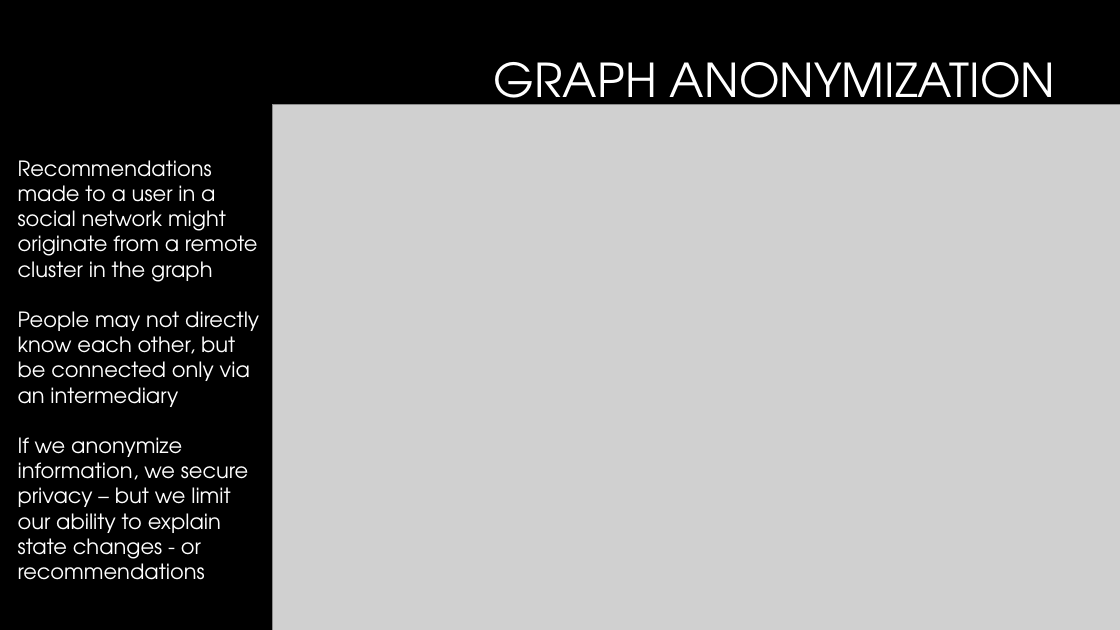
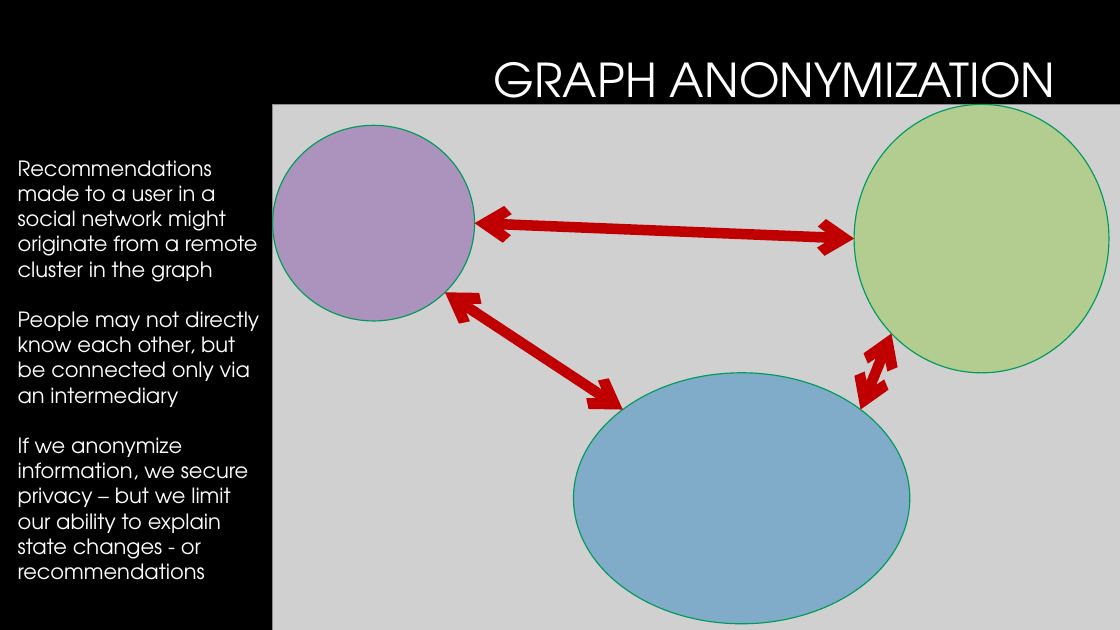
Before and after one commit to cassinius/phd-presentations, a slide deck: slide 4 of 2018/graph_privacy_explainability/powerpoint/ExplainabilityVsPrivacy.pptx. Drawn at 1120x630 pixels with LibreOffice and Linux fonts; fonts in the diff are those of the drawing; grey boxes stand for pictures; background and template pictures are left out. Boxes give left, top, right and bottom in pixels: in the first picture for what was removed or moved away, otherwise in the second. Text is boxed around its words. In the diff, an @@ line names an element or a change of style, - is before the commit and + after.

```diff
--- a/2018/graph_privacy_explainability/powerpoint/ExplainabilityVsPrivacy.pptx
+++ b/2018/graph_privacy_explainability/powerpoint/ExplainabilityVsPrivacy.pptx
@@ ellipse added at (854,104,1109,373), fill #84C72A at 38% opacity, outline #019B5C 1 pt @@
@@ ellipse added at (273,125,475,321), fill #7030A0 at 38% opacity, outline #019B5C 1 pt @@
@@ double arrow added from (475, 223) to (854, 239), #C00000 9 pt @@
@@ double arrow added from (445, 292) to (623, 410), #C00000 9 pt @@
@@ double arrow added from (861, 410) to (891, 334), #C00000 9 pt @@
@@ ellipse added at (574,373,910,624), fill #0070C0 at 38% opacity, outline #019B5C 1 pt @@
```
Also in this commit, not shown: 3 other slides changed.
